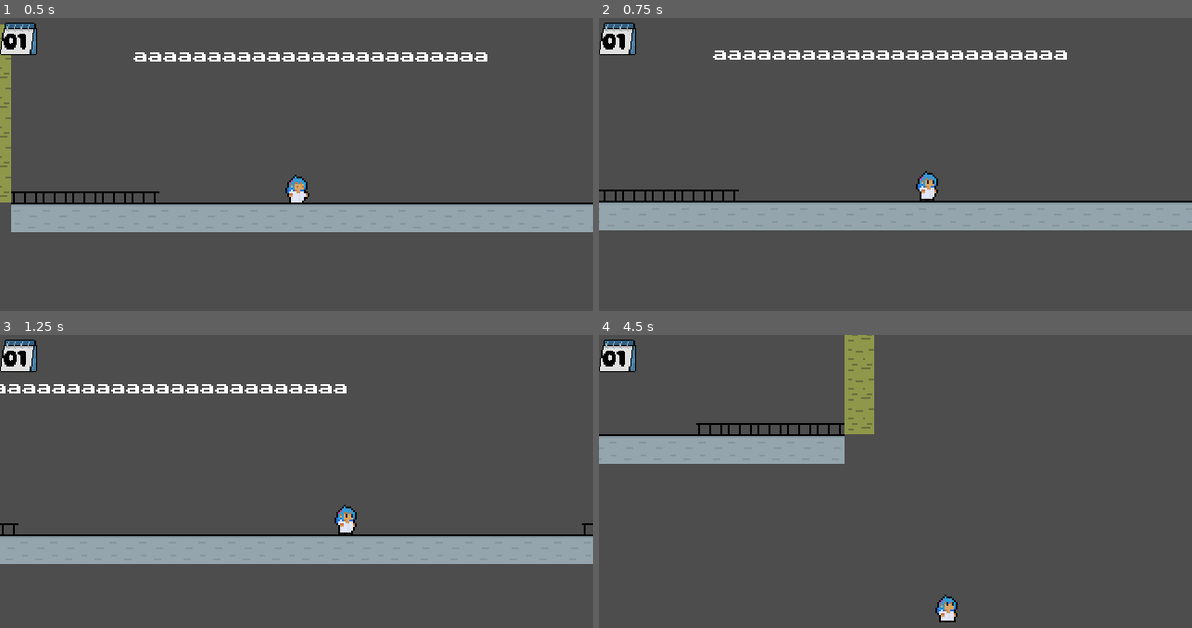
Above: before the commit, frames 1-4 (two rows, left to right).
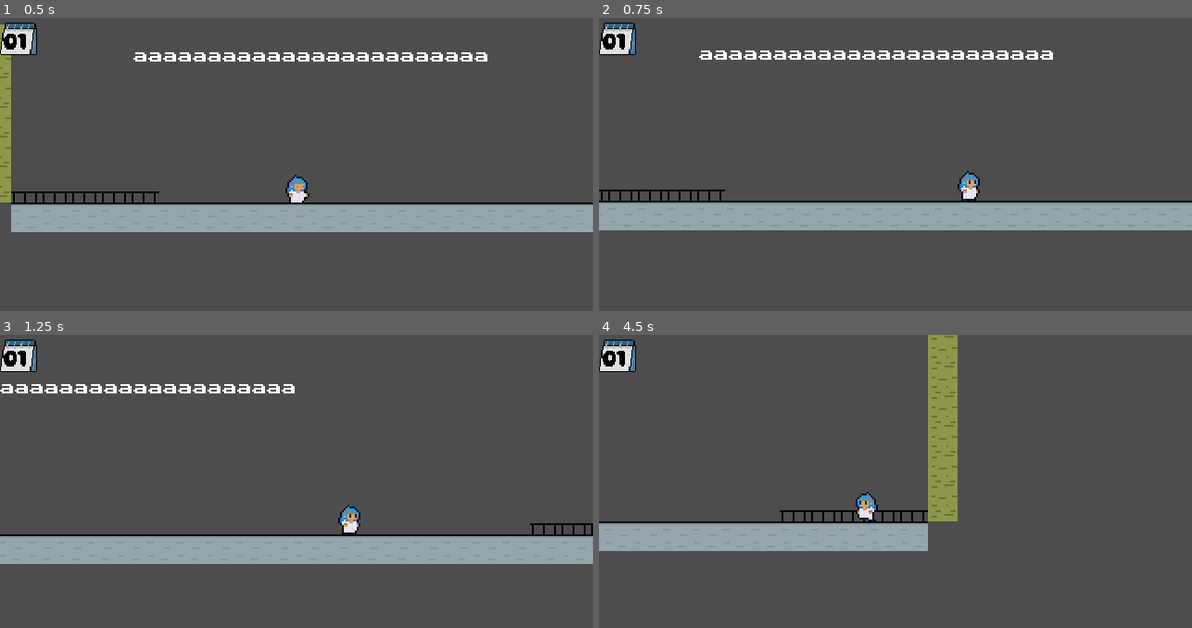
Above: after the commit, the same moments.

Repository: psychologicaljourney/jamsepticeye
Game: Godot game, scene res://scene/main.tscn
The game is run twice, just before and just after one commit, with the same random seed, the same clock (stepped at 60 frames per second) and the same inputs.
Inputs:
- Up to frame 1 (0.5 s): no input
- Up to frame 2 (0.75 s): hold D (right) from 0.53 s (still down); tap Shift (dash) at 0.6 s
- Up to frame 3 (1.25 s): keep holding D (right); tap W (jump) at 0.77 s
- Up to frame 4 (4.5 s): tap Shift (dash) every 0.75 s from 1.35 to 4.35 s; tap W (jump) at 1.52, 3.02, 3.77 s; release D (right) at 2.03 s; hold A (left) 2.03-2.78 s; hold D (right) 2.78-4.28 s; hold A (left) from 4.28 s (still down)

Frame 1 is identical in both runs. In frame 2, 1.2% of the frame differs, in the area x 0-79%, y 11-63%; in frame 3, 1.5%; in frame 4, 16%, in the area x 0-61%, y 0-99%.

Commit message:
Dash, needs the effect still

Diff:
--- /dev/null
+++ b/scene/PlayerDash.gd
@@ -0,0 +1,17 @@
+class_name PlayerDash
+extends State
+
+@export var player: Player
+var cooldown
+
+func enter():
+	player.sprite.play("walk")
+	$DashTimer.start()
+	player.speed *= 3
+func DashTimerOut():
+	player.speed = 150
+func physics_update(_delta: float):
+	if Input.get_axis("left", "right") != 0:
+			player.state_machine.change_state("Walk")
+	else:
+			player.state_machine.change_state("Idle")
--- a/scene/main.tscn
+++ b/scene/main.tscn
@@ -10,6 +10,7 @@
 0:0/0/physics_layer_0/polygon_0/points = PackedVector2Array(-8, -8, 8, -8, 8, 8, -8, 8)
 1:0/0 = 0
 2:0/0 = 0
+2:0/0/physics_layer_0/polygon_0/points = PackedVector2Array(-8, -8, 8, -8, 8, 8, -8, 8)
 
 [sub_resource type="TileSet" id="TileSet_wp4xf"]
 physics_layer_0/collision_layer = 1
--- a/scene/player.tscn
+++ b/scene/player.tscn
@@ -8,6 +8,7 @@
 [ext_resource type="Script" uid="uid://r4f2lpbco6vc" path="res://script/states/player/PlayerIdle.gd" id="6_oh5ij"]
 [ext_resource type="Script" uid="uid://dbwftt4177nje" path="res://script/states/player/PlayerWalk.gd" id="7_hp4bs"]
 [ext_resource type="Script" uid="uid://ctyytvl1qd83e" path="res://script/states/player/PlayerJump.gd" id="8_g2vtq"]
+[ext_resource type="Script" uid="uid://ddxrwugjppvyb" path="res://scene/PlayerDash.gd" id="9_2fvbb"]
 
 [sub_resource type="AtlasTexture" id="AtlasTexture_s4jxa"]
 atlas = ExtResource("2_ct4mp")
@@ -118,6 +119,7 @@
 [node name="Sprite" type="AnimatedSprite2D" parent="."]
 sprite_frames = SubResource("SpriteFrames_ct4mp")
 animation = &"walk"
+frame_progress = 0.54008645
 
 [node name="CollisionShape2D" type="CollisionShape2D" parent="."]
 position = Vector2(0.5, 1.5)
@@ -169,3 +171,15 @@
 [node name="Jump" type="Node" parent="StateMachine" node_paths=PackedStringArray("player")]
 script = ExtResource("8_g2vtq")
 player = NodePath("../..")
+
+[node name="Dash" type="Node" parent="StateMachine" node_paths=PackedStringArray("player")]
+script = ExtResource("9_2fvbb")
+player = NodePath("../..")
+
+[node name="DashTimer" type="Timer" parent="StateMachine/Dash"]
+wait_time = 0.1
+
+[node name="DashCooldown" type="Timer" parent="StateMachine/Dash"]
+
+[connection signal="timeout" from="StateMachine/Dash/DashTimer" to="StateMachine/Dash" method="DashTimerOut"]
+[connection signal="timeout" from="StateMachine/Dash/DashCooldown" to="StateMachine/Walk" method="DashCooldownOut"]
--- a/script/states/player/PlayerWalk.gd
+++ b/script/states/player/PlayerWalk.gd
@@ -3,7 +3,7 @@
 
 
 @export var player: Player
-
+var DashCooldown
 func enter():
 	player.sprite.play("walk")
 
@@ -19,3 +19,10 @@
 func input(_event):
 	if Input.is_action_just_pressed("jump"):
 		player.state_machine.change_state("Jump")
+	if Input.is_action_just_pressed("dash"):
+		if not DashCooldown:
+			player.state_machine.change_state("Dash")
+			DashCooldown = true
+			$"../Dash/DashCooldown".start()
+func DashCooldownOut():
+	DashCooldown = false
Not shown, added: scene/PlayerDash.gd.uid
Not shown: 1 places in scene/player.tscn that only renumber resources
